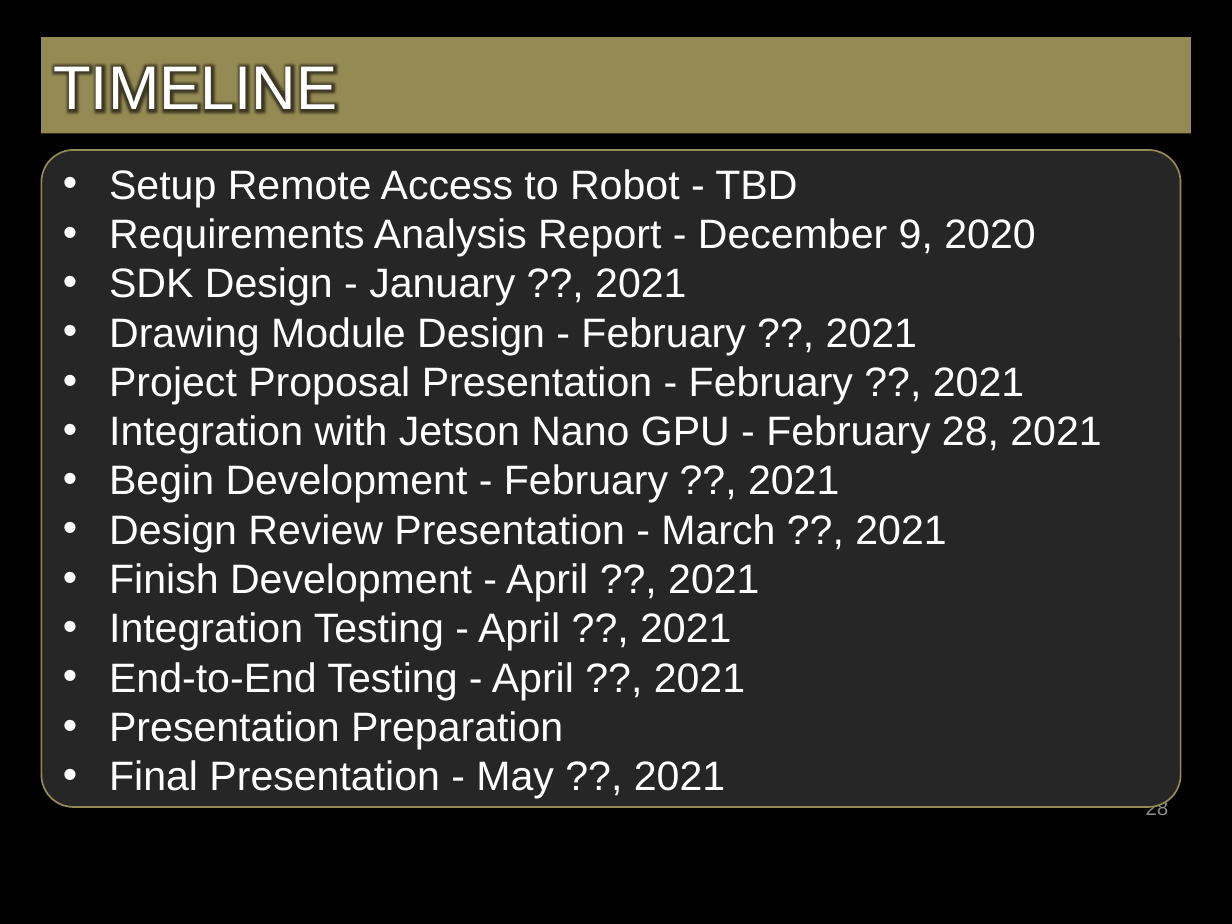
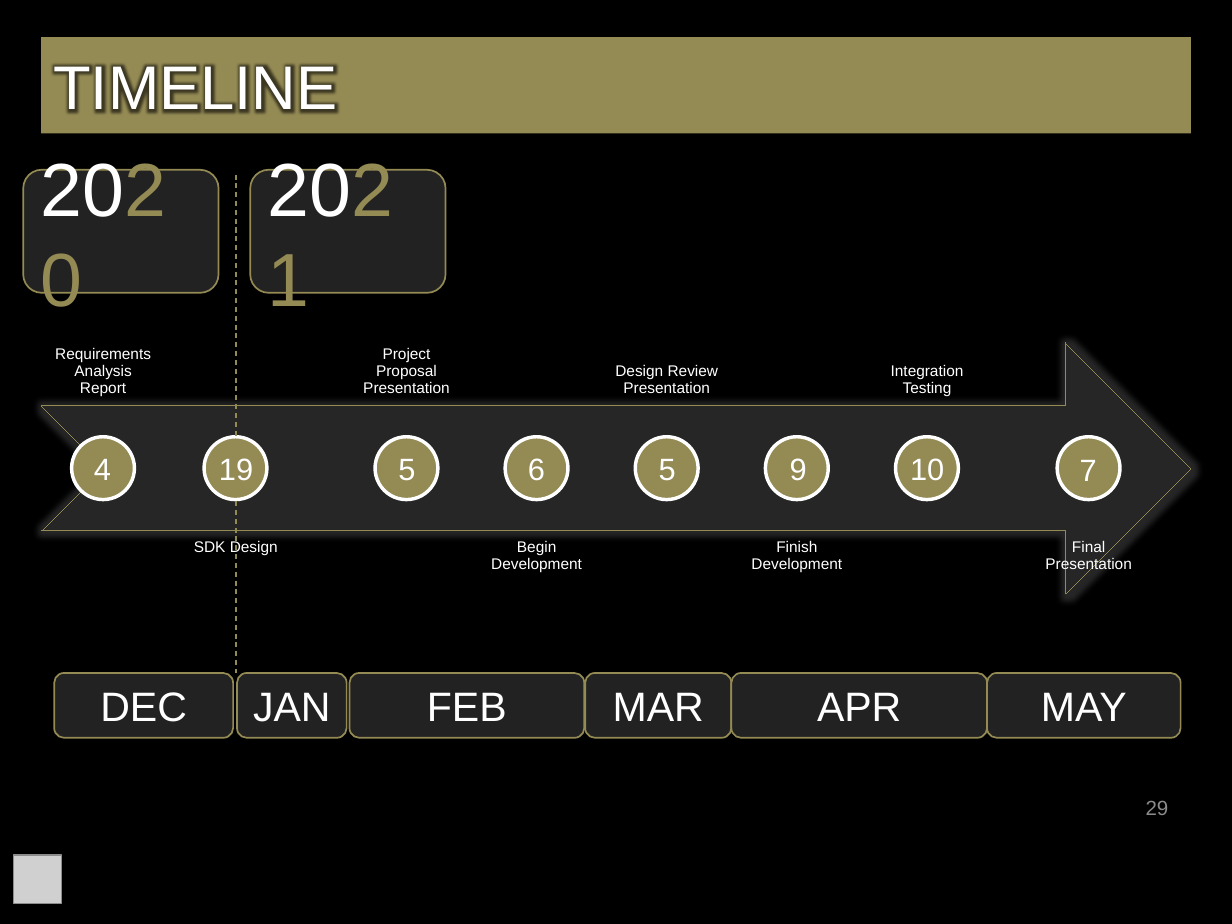
Before and after one commit to bg719/UCCS-Social-Robotics, a slide deck: slide 29 of docs/FinalSeminarPresentation.pptx (slide 28 before the commit). Drawn at 1232x924 pixels with LibreOffice and Linux fonts; fonts in the diff are those of the drawing; grey boxes stand for pictures; background and template pictures are left out. Boxes give left, top, right and bottom in pixels: in the first picture for what was removed or moved away, otherwise in the second. Text is boxed around its words. In the diff, an @@ line names an element or a change of style, - is before the commit and + after.

Commit message:
revise: add Constraints and more design

```diff
--- a/docs/FinalSeminarPresentation.pptx
+++ b/docs/FinalSeminarPresentation.pptx
@@ rounded rectangle added at (23, 170, 219, 293), fill #262626 at 90% opacity, outline #948A54 1 pt, 44 pt, text #FFFFFF @@
+2020
@@ rounded rectangle removed at (42, 150, 1181, 807) @@
-• Setup Remote Access to Robot - TBD
-• Requirements Analysis Report - December 9, 2020
-• SDK Design - January ??, 2021
-• Drawing Module Design - February ??, 2021
-• Project Proposal Presentation - February ??, 2021
-• Integration with Jetson Nano GPU - February 28, 2021
-• Begin Development - February ??, 2021
-• Design Review Presentation - March ??, 2021
-• Finish Development - April ??, 2021
-• Integration Testing - April ??, 2021
-• End-to-End Testing - April ??, 2021
-• Presentation Preparation
-• Final Presentation - May ??, 2021
@@ line added from (237, 175) to (237, 673), #948A54 0.75 pt dashed @@
@@ rounded rectangle added at (250, 170, 446, 293), fill #262626 at 90% opacity, outline #948A54 1 pt, 44 pt, text #FFFFFF @@
+2021
@@ group added at (41, 342, 1190, 594): 8 texts, 8 ellipses, 1 notched right arrow @@
+Requirements Analysis Report
+SDK Design
+Project Proposal Presentation
+Begin Development
+Design Review Presentation
+Finish Development
+Integration Testing
+Final Presentation
@@ text added at (94, 459, 111, 480), 18 pt, text #FFFFFF @@
+4
@@ text added at (219, 458, 253, 481), 18 pt, text #FFFFFF @@
+19
@@ text added at (398, 459, 415, 481), 18 pt, text #FFFFFF @@
+5
@@ text added at (528, 458, 545, 481), 18 pt, text #FFFFFF @@
+6
@@ text added at (659, 459, 676, 481), 18 pt, text #FFFFFF @@
+5
@@ text added at (790, 458, 807, 481), 18 pt, text #FFFFFF @@
+9
@@ text added at (910, 458, 944, 481), 18 pt, text #FFFFFF @@
+10
@@ text added at (1080, 460, 1097, 481), 18 pt, text #FFFFFF @@
+7
@@ rounded rectangle added at (54, 673, 233, 738), fill #262626 at 90% opacity, outline #948A54 1 pt, 24 pt, text #FFFFFF @@
+DEC
@@ rounded rectangle added at (237, 673, 346, 738), fill #262626 at 90% opacity, outline #948A54 1 pt, 24 pt, text #FFFFFF @@
+JAN
@@ rounded rectangle added at (350, 673, 585, 738), fill #262626 at 90% opacity, outline #948A54 1 pt, 24 pt, text #FFFFFF @@
+FEB
@@ rounded rectangle added at (585, 673, 732, 738), fill #262626 at 90% opacity, outline #948A54 1 pt, 24 pt, text #FFFFFF @@
+MAR
@@ rounded rectangle added at (732, 673, 988, 738), fill #262626 at 90% opacity, outline #948A54 1 pt, 24 pt, text #FFFFFF @@
+APR
@@ rounded rectangle added at (987, 673, 1180, 738), fill #262626 at 90% opacity, outline #948A54 1 pt, 24 pt, text #FFFFFF @@
+MAY
@@ page number at (1146, 801, 1169, 815): text changed @@
-28
+29
@@ picture added at (14, 855, 62, 903) @@
```
Also in this commit, not shown: 29 other slides changed, 4 slides added, 2 slides removed.
